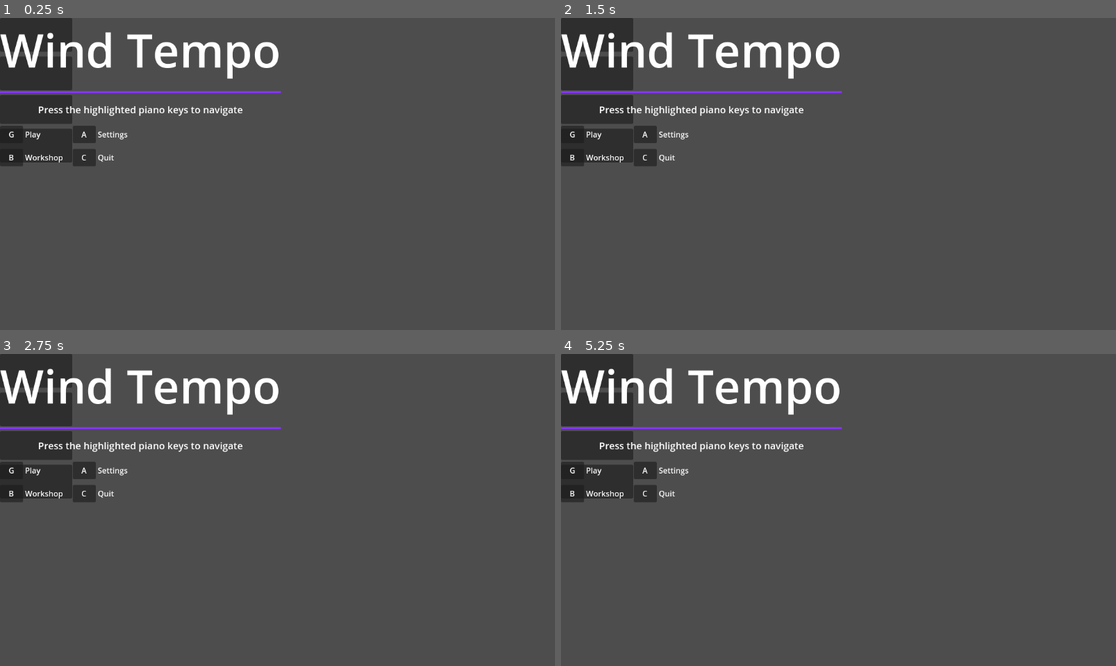
Above: before the commit, frames 1-4 (two rows, left to right).
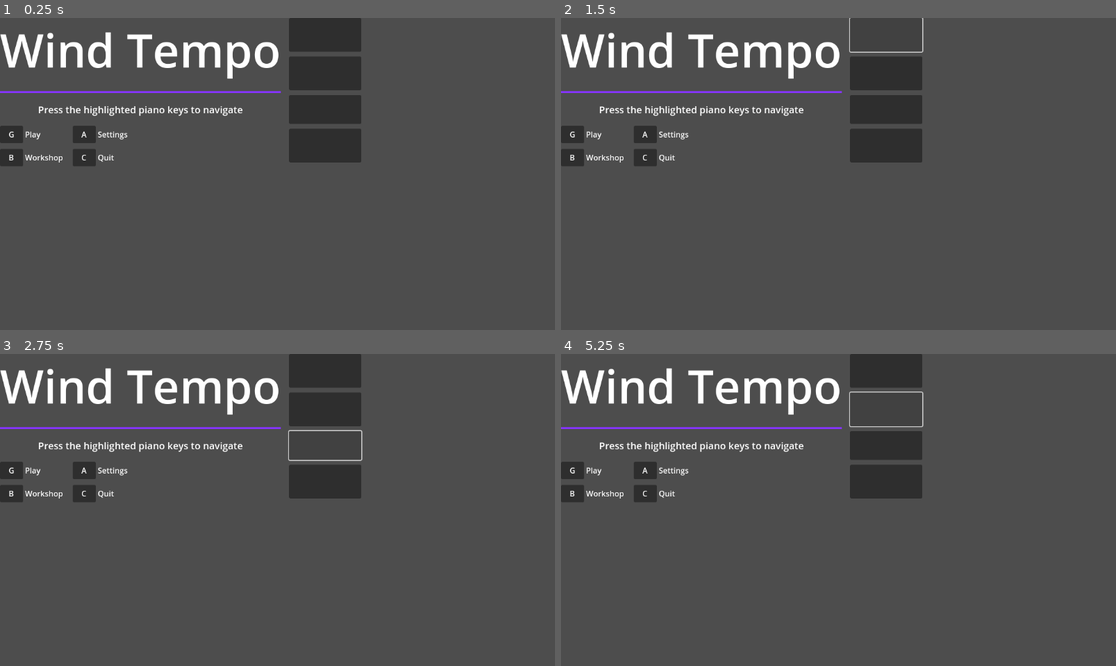
Above: after the commit, the same moments.

Repository: Jae7777/Wind-Tempo
Game: Godot game, scene res://scenes/main_menu.tscn
Two runs of this game, one before a commit and one after it. Both use one fixed random seed, a clock stepped at 60 frames per second and the inputs below. The project has no main scene, so this scene is started directly.
Inputs (mouse positions are in pixels of both pictures, inside the frame that each line leads up to; where the layout moved, square brackets give the same spot in the first picture):
- Up to frame 1 (0.25 s): no input
- Up to frame 2 (1.5 s): click (888, 33) [599, 33] at 0.5 s; click (888, 33) [599, 33] at 1.25 s
- Up to frame 3 (2.75 s): click (327, 444) [38, 444] at 2 s
- Up to frame 4 (5.25 s): click (888, 444) [599, 444] at 2.75 s; click (888, 369) [599, 369] at 3.5 s; click (888, 444) [599, 444] at 4.25 s; click (888, 410) [599, 410] at 5 s

The runs differ from the first frame. In frame 1, 9.7% of the frame differs, in the area x 0-66%, y 0-47%; in frame 2, 8.4%; in frame 3, 8.7%; in frame 4, 8.5%.

Commit message:
Fixed offsets for the piano keys

Diff:
--- a/wind-tempo/scenes/main_menu.tscn
+++ b/wind-tempo/scenes/main_menu.tscn
@@ -12,7 +12,7 @@
 
 [node name="BG" type="ColorRect" parent="MainMenu"]
 layout_mode = 1
-anchors_preset = 15
+anchors_preset = -1
 anchor_right = 1.0
 anchor_bottom = 1.0
 grow_horizontal = 2
@@ -21,9 +21,8 @@
 
 [node name="LeftPanel" type="Control" parent="MainMenu"]
 layout_mode = 1
-anchors_preset = 15
-anchor_right = 1.0
-anchor_bottom = 1.0
+anchor_bottom = 1.0
+offset_left = 600.0
 
 [node name="PanelBG" type="ColorRect" parent="MainMenu/LeftPanel"]
 layout_mode = 1
